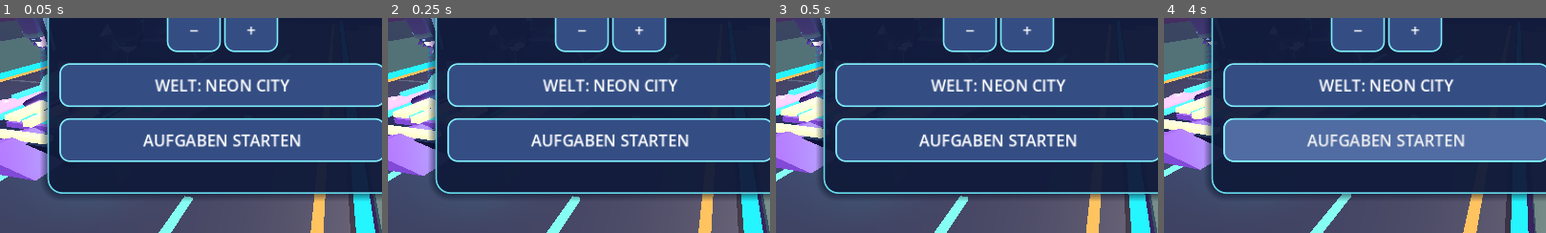
Above: before the commit, frames 1-4 (left to right).
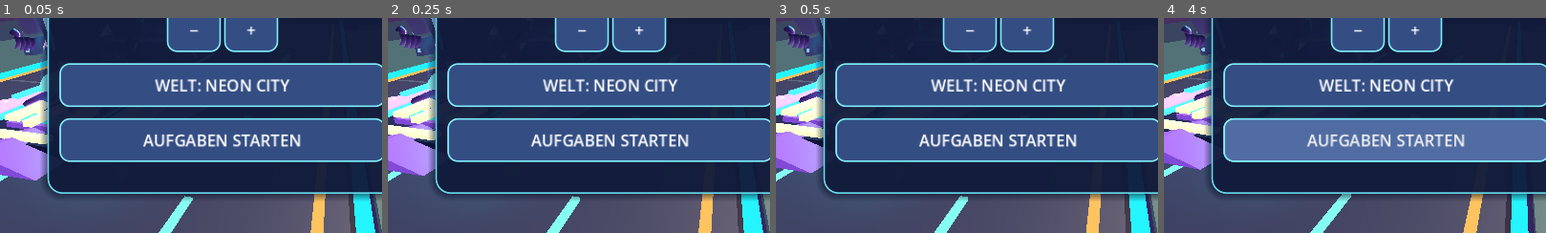
Above: after the commit, the same moments.

Repository: mtothek0703/learnquest-unity-web
Game: Godot game, scene res://main.tscn
Two runs of this game, one before a commit and one after it. Both use one fixed random seed, a clock stepped at 60 frames per second and the inputs below.
Inputs (mouse positions are % of the whole screen's width and height, from its top left):
- Up to frame 1 (0.05 s): no input
- Up to frame 2 (0.25 s): no input
- Up to frame 3 (0.5 s): no input
- Up to frame 4 (4 s): click "−" at 0.5 s; move the mouse to (72, 45) at 1.27 s; hold Right 1.28-2 s; hold Q 1.28-2 s; click (72, 45) at 1.42 s; tap Space at 1.52, 1.82 s; drag from (30, 55) to (45, 70) at 2.02 s; move the mouse to (60, 28) at 2.77 s; hold Right 2.78-3.5 s; hold R 2.78-3.5 s; drag from (45, 70) to (20, 35) at 3.52 s
The pictures show only the part of the screen within x 21-71%, y 45-95%; the shares and areas given below are measured in that part.

The runs differ from the first frame. In frame 1, 0.6% of the frame differs, in the area x 2-12%, y 4-18%; in frame 2, 0.7%, in the area x 2-13%, y 3-18%; in frame 3, 0.7%; in frame 4, 0.5%.

Commit message:
fix(v115): make glove palms visible below sleeves and keep animated fingers in front

Diff:
--- a/godot/rider_skinned_gloves.gd
+++ b/godot/rider_skinned_gloves.gd
@@ -59,6 +59,23 @@
     # Retire the TWO imported pale glTF hands only after both replacement
     # palms are successfully skinned. Otherwise they occlude the new gloves.
     rig.call("retire_legacy_hand_surfaces")
+    # The original articulated fingers were behind the old pale glTF hands.
+    # Bring their existing pivots to the visible front of the new glove
+    # without replacing their animations or the holographic wrist display.
+    for index in range(2):
+        var arm := model.get_node_or_null("BalanceArm%d" % index) as Node3D
+        if arm == null:
+            continue
+        var gauntlet := arm.get_node_or_null("SculptedRiderGauntlet") as Node3D
+        if gauntlet == null:
+            continue
+        for finger_index in range(4):
+            var finger := gauntlet.get_node_or_null("ArticulatedFinger%d" % finger_index) as Node3D
+            if finger != null:
+                finger.position.z = -0.31
+        var thumb := gauntlet.get_node_or_null("SculptedThumb") as MeshInstance3D
+        if thumb != null:
+            thumb.position.z = -0.29
 
 func _attach(part_name: String, mesh: ArrayMesh, material: Material, skin: Skin) -> MeshInstance3D:
     if mesh == null or mesh.get_surface_count() != 1:
@@ -80,7 +97,7 @@
     radius += 0.011 * knuckles * cos(4.0 * angle + 0.3)
     radius += 0.008 if stitch else 0.0
     var center := Vector3(side * (0.71 + 0.010 * t),
-        lerpf(1.46, 1.24, t), -0.060 - 0.015 * sin(PI * t))
+        lerpf(1.46, 1.08, t), -0.060 - 0.14 * smoothstep(0.10, 0.88, t))
     return center + Vector3(radius * cos(angle),
         0.006 * sin(PI * t) * cos(2.0 * angle),
         radius * sin(angle) * 0.91)
